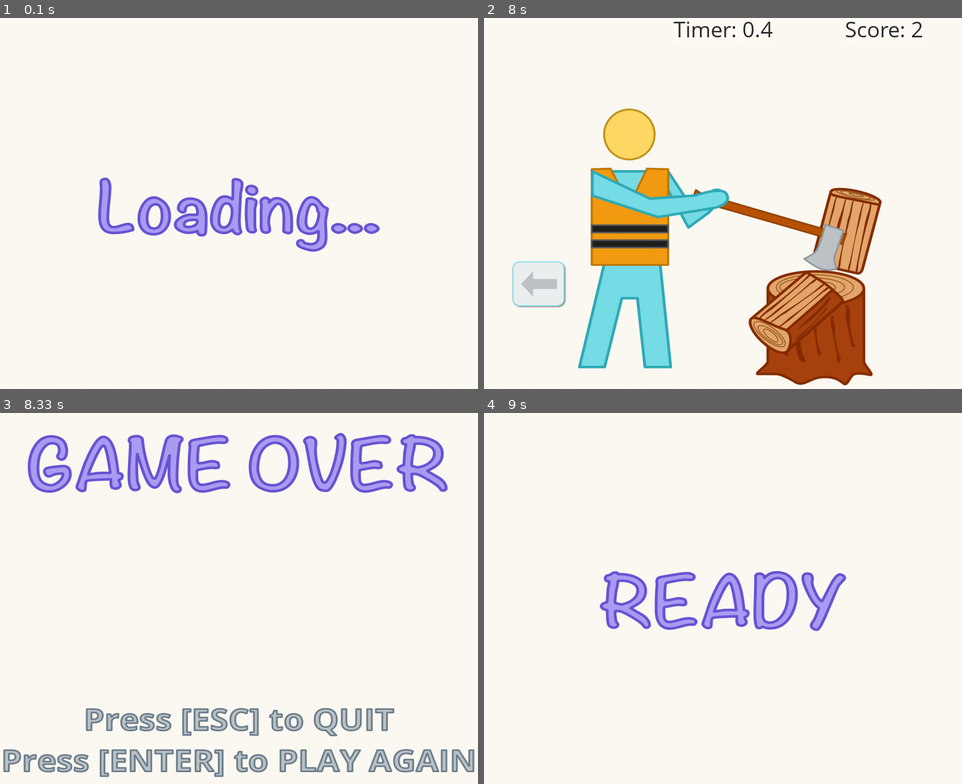
Above: before the commit, frames 1-4 (two rows, left to right).
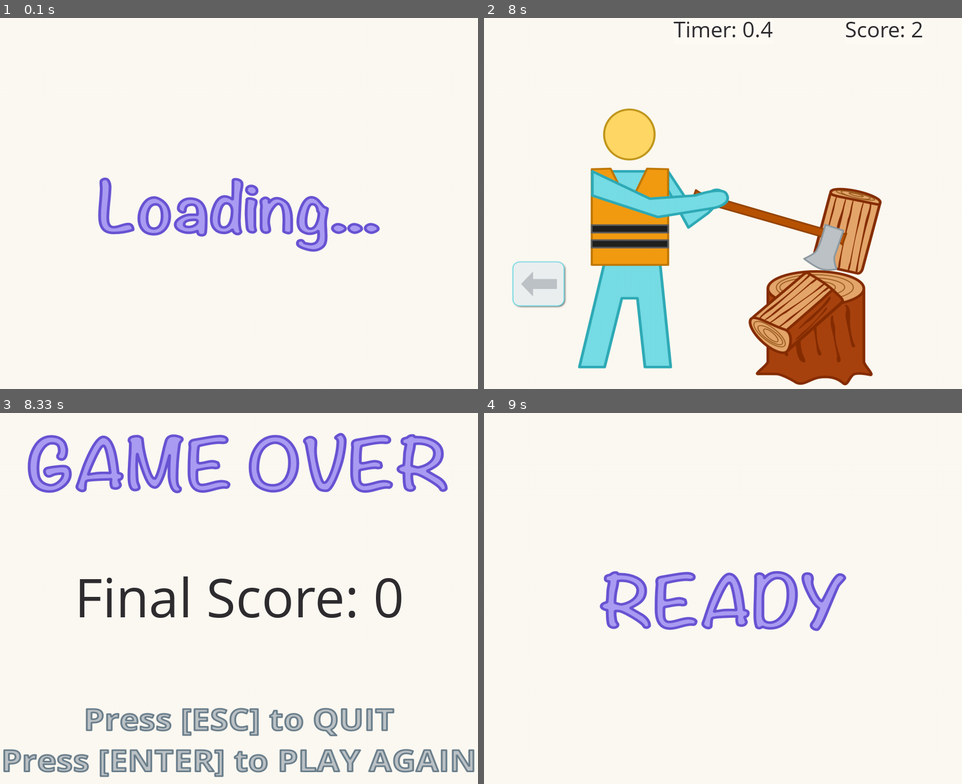
Above: after the commit, the same moments.

Repository: jwl-7/Stick-Bop
Game: pygame game, started from stick-bop.py
Same seed, same stepped clock (60 frames per second), same inputs: the game is played once before the commit and once after it.
Inputs:
- Up to frame 1 (0.1 s): no input
- Up to frame 2 (8 s): tap Enter at 0.33 s; hold Left 3.4-3.87 s; hold Right 3.9-4.37 s; hold Right 4.4-4.87 s; hold Left 4.9-5.43 s; hold Left 5.47-5.87 s; hold Right 5.9-6.53 s; hold Left 6.57-7.03 s; hold Right 7.07-7.53 s; hold Right from 7.57 s (still down)
- Up to frame 3 (8.33 s): release Right at 8.03 s
- Up to frame 4 (9 s): tap Enter at 8.63, 8.97 s

Frames 1-2 are identical in both runs. In frame 3, 1.9% of the frame differs, in the area x 16-85%, y 44-56%; in frame 4, nothing differs.

Commit message:
added final score text to loss state

Diff:
--- a/stick-bop.py
+++ b/stick-bop.py
@@ -466,6 +466,7 @@
         self.loss_img = self.images['game-over']
         pygame.mixer.music.load(self.sounds['piano-lofi-rain'])
         pygame.mixer.music.play(-1)
+        self.score_text = 'Final Score: ' + str(self.score)
 
     def get_event(self, event):
         if event.type == pygame.KEYDOWN and event.key == pygame.K_ESCAPE:
@@ -475,6 +476,7 @@
 
     def update(self, screen, dt):
         self.loss_img = self.render_image(self.loss_img, self.screen_size, screen)
+        self.render_text(self.fonts['OpenSans-Regular'], BLACK, self.score_text, 100, self.screen_width/2, self.screen_height/2.5, screen)
         self.draw(screen)
 
     def draw(self, screen):
